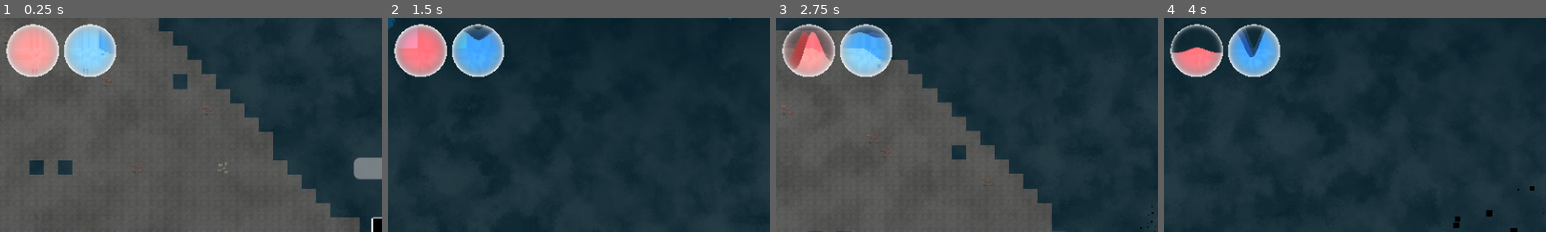
Above: before the commit, frames 1-4 (left to right).
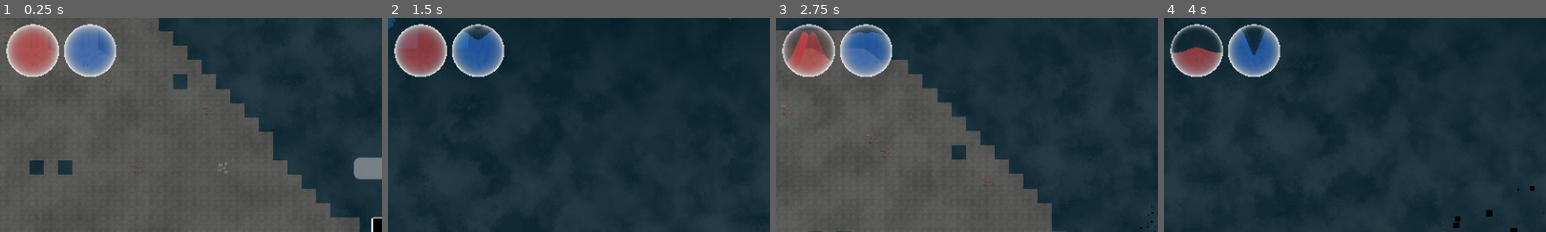
Above: after the commit, the same moments.

Repository: terriblepanic/first-game
Game: Godot game, scene res://scenes/Main.tscn
The game is run twice, just before and just after one commit, with the same random seed, the same clock (stepped at 60 frames per second) and the same inputs.
Inputs (mouse positions are % of the whole screen's width and height, from its top left):
- Up to frame 1 (0.25 s): no input
- Up to frame 2 (1.5 s): tap Enter (ui_accept) at 0.5 s; move the mouse to (72, 45) at 0.52 s; hold D (move_right) from 0.53 s (still down); click (72, 45) at 0.6 s; tap Space (jump) at 0.77 s; move the mouse to (30, 55) at 1.27 s; right-click (30, 55) at 1.35 s
- Up to frame 3 (2.75 s): tap Space (jump) at 1.52 s; move the mouse to (60, 28) at 2.02 s; release D (move_right) at 2.03 s; hold A (move_left) from 2.03 s (still down); tap L at 2.1 s
- Up to frame 4 (4 s): move the mouse to (45, 70) at 2.77 s; release A (move_left) at 2.78 s; hold D (move_right) from 2.78 s (still down); tap E at 2.85 s; tap Space (jump) at 3.02, 3.77 s; move the mouse to (80, 65) at 3.52 s; click (80, 65) at 3.6 s
The pictures show only the part of the screen within x 0-50%, y 0-50%; the shares and areas given below are measured in that part.

The runs differ from the first frame. In frame 1, 4.5% of the frame differs, in the area x 2-30%, y 4-27%; in frame 2, 4.5%; in frame 3, 3.5%; in frame 4, 3.0%.

Commit message:
Fix orb shaders

Diff:
--- a/scenes/orb_bar.tscn
+++ b/scenes/orb_bar.tscn
@@ -28,8 +28,8 @@
 shader_parameter/vibration_speed = 8.0
 shader_parameter/vibration_magnitude = 1.29
 shader_parameter/vibration_wave_ci = 0.31
-shader_parameter/refraction_ratio_glass = 0.2
-shader_parameter/refraction_ratio_water = 0.6
+shader_parameter/refraction_ratio_glass = 0.1
+shader_parameter/refraction_ratio_water = 0.3
 
 [node name="OrbBar" type="Node2D"]
 script = ExtResource("1_ctuxr")
--- a/shaders/health_orb.gdshader
+++ b/shaders/health_orb.gdshader
@@ -1,5 +1,5 @@
 shader_type canvas_item;
-render_mode blend_mix;
+render_mode blend_mix, unshaded;
 
 uniform sampler2D screen_texture : hint_screen_texture, repeat_disable, filter_nearest;
 
@@ -97,19 +97,19 @@
 				if ((1. - oH) < UV.y) {
 
 					COLOR = vec4(water_color)*0.5;
-					COLOR.rgb += Cw.rgb;
+					COLOR.rgb = mix(COLOR.rgb, Cw.rgb, 0.5);
 				} else if ((1. - oH) < UV.y) {
 
 					COLOR = vec4(water_color*water_back_lightness)*0.5;
-					COLOR.rgb += Cw.rgb;
+					COLOR.rgb = mix(COLOR.rgb, Cw.rgb, 0.5);
 				} else {
 
 					COLOR = vec4(water_color.rgb,height);
-					COLOR.rgb += Cg.rgb;
+					COLOR.rgb = mix(COLOR.rgb, Cg.rgb, 0.5);
 				}
 			} else {
 
-				COLOR.rgb += Cw.rgb;
+				COLOR.rgb = mix(COLOR.rgb, Cw.rgb, 0.5);
 			}
 		} else {
 
@@ -130,33 +130,33 @@
 					if (sin((cos(suv.x*PI*a + PI*b) + NTIME*water_wave_speed)*wave_num)*CI + (1. - oH) < UV.y + dH) {
 
 						COLOR = vec4(water_color)*0.5;
-						COLOR.rgb += Cw.rgb;
+						COLOR.rgb = mix(COLOR.rgb, Cw.rgb, 0.5);
 					} else if (sin((cos(suv.x*PI*a) + NTIME*water_wave_speed)*wave_num)*CI + (1. - oH) < UV.y + dHo) {
 
 						COLOR = vec4(water_color*water_back_lightness)*0.5;
-						COLOR.rgb += Cw.rgb;
+						COLOR.rgb = mix(COLOR.rgb, Cw.rgb, 0.5);
 					} else {
 
 						COLOR = vec4(0.);
-						COLOR.rgb += Cg.rgb;
+						COLOR.rgb = mix(COLOR.rgb, Cg.rgb, 0.5);
 					}
 				} else {
 
 					COLOR = vec4(0.);
-					COLOR.rgb += Cg.rgb;
+					COLOR.rgb = mix(COLOR.rgb, Cg.rgb, 0.5);
 				}
 			}
 
 			if (sin((cos(suv.x*PI*a + PI*b) + NTIME*water_wave_speed)*wave_num)*CI + (1. - H) < UV.y + dH) {
 
 				COLOR = vec4(water_color);
-				COLOR.rgb += Cw.rgb;
+				COLOR.rgb = mix(COLOR.rgb, Cw.rgb, 0.5);
 			}
 
 			if (plane_inclined_effect && plane_inclined_ratio != 0. && UV.y <= 1. - height + 0.005 && UV.y >= 1. - height - 0.005) {
 
 				COLOR = COLOR + (sin(UV.x + TIME) + 1.)*0.08;
-				COLOR.rgb += Cw.rgb;
+				COLOR.rgb = mix(COLOR.rgb, Cw.rgb, 0.5);
 			}
 		}
 
